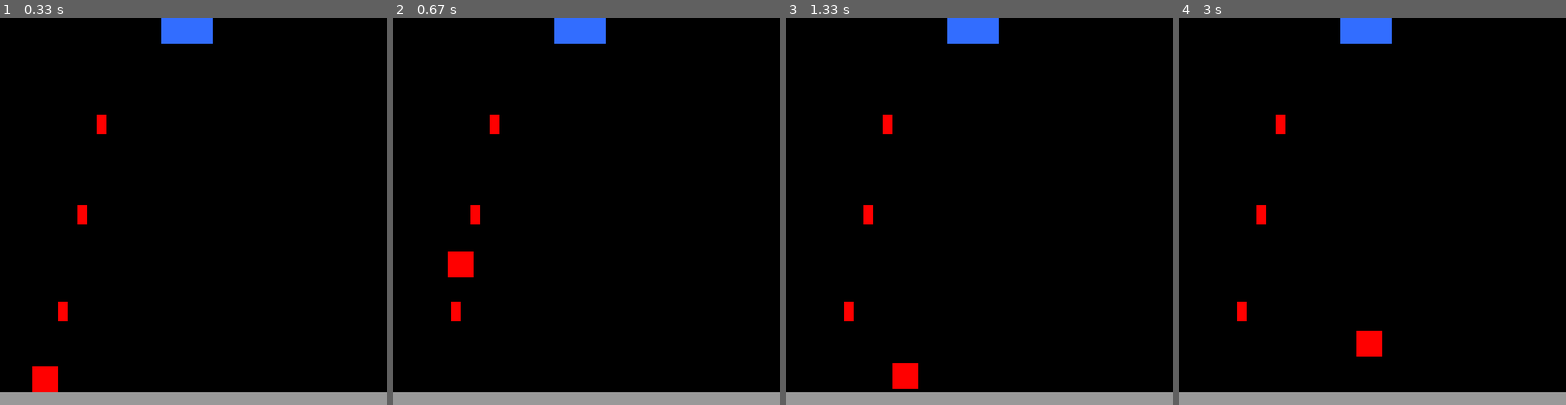
Above: before the commit, frames 1-4 (left to right).
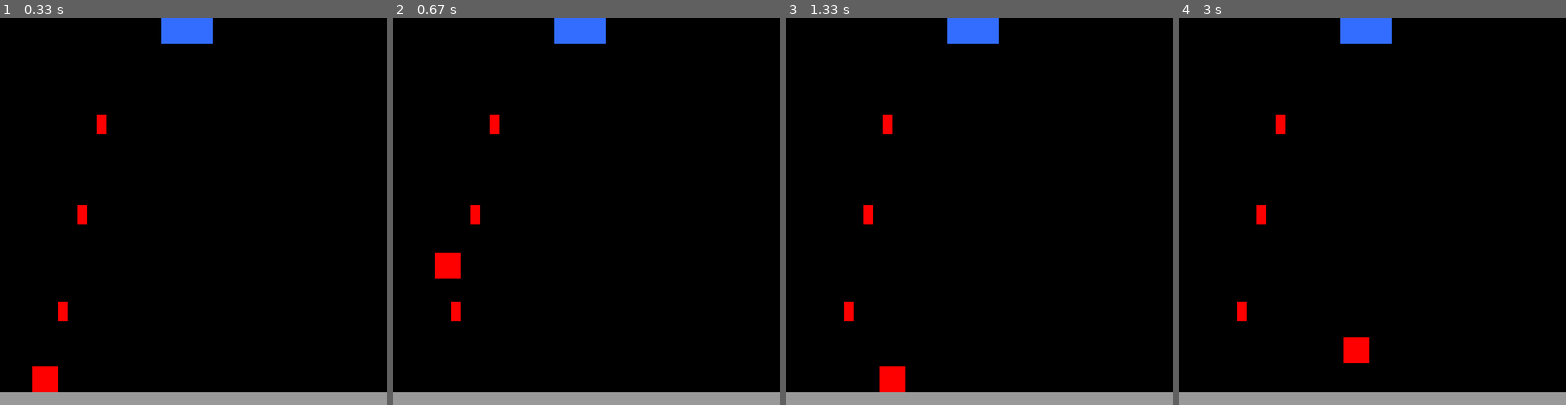
Above: after the commit, the same moments.

Repository: RobertNeuzil/game
Game: pygame game, started from personal/personalgame.py
Same seed, same stepped clock (60 frames per second), same inputs: the game is played once before the commit and once after it.
Inputs:
- Up to frame 1 (0.33 s): no input
- Up to frame 2 (0.67 s): hold Space from 0.33 s (still down); hold Right from 0.33 s (still down)
- Up to frame 3 (1.33 s): release Space at 0.8 s; release Right at 0.8 s; hold W 0.83-1.3 s; hold Right 0.83-1.3 s; tap Space at 0.9, 1.2 s
- Up to frame 4 (3 s): tap A at 1.33 s; hold Right 1.67-2.13 s; tap Space at 1.73, 2.03, 2.23, 2.57, 2.87 s; hold Up 2.17-2.47 s; hold Right 2.5-2.97 s

Frame 1 is identical in both runs. In frame 2, 0.5% of the frame differs, in the area x 10-21%, y 60-68%; in frame 3, 0.5%; in frame 4, 0.6%, in the area x 42-53%, y 80-90%.

Commit message:
collision is bouncing the character off the square_one sprite but it is buggy. Needs to be fixed

Diff:
--- a/personal/personalgame.py
+++ b/personal/personalgame.py
@@ -10,7 +10,7 @@
 collisioncount = 0
 
 
-class rects():
+class rects(pygame.Rect):
     def __init__(self, x, y, width, height):
         self.x = x
         self.y = y
@@ -43,8 +43,6 @@
 prize = rects(250, 0, 80, 40)
 ground = rects(0, 580, 600, 20)
 
-def stop():
-    character.velocity - 5
 
 def draw():
 
@@ -67,23 +65,32 @@
             character.running = False
 
     keys = pygame.key.get_pressed()
+    if pygame.Rect.colliderect(character, square_one):
+        character.velocity = -5
+    if not pygame.Rect.colliderect(character, square_one):
+        character.velocity = 5
 
     if keys[pygame.K_LEFT] and character.x > 0 or keys[pygame.K_a] and character.x > 0:
-        character.x -= character.velocity
-        character.x2 -= character.velocity
+
+            character.x -= character.velocity
+            character.x2 -= character.velocity
     if keys[pygame.K_RIGHT] and character.x < 600 or keys[pygame.K_d] and character.x < 600 - character.width:
-        character.x += character.velocity
-        character.x2 += character.velocity
+
+            character.x += character.velocity
+            character.x2 += character.velocity
     if not(character.jumping):
 
         if keys[pygame.K_DOWN] and character.y < 600 or keys[pygame.K_s] and character.y < 600 - character.height - ground.height:
-            character.y += character.velocity
-            character.y2 += character.velocity
+
+                character.y += character.velocity
+                character.y2 += character.velocity
         if keys[pygame.K_UP] and character.y > 0 or keys[pygame.K_w] and character.y > 0:
-            character.y -= character.velocity
-            character.y2 -= character.velocity
+
+                character.y -= character.velocity
+                character.y2 -= character.velocity
         if keys[pygame.K_SPACE]:
-            character.jumping = True
+
+                character.jumping = True
     # Jump loop
     else:
         if character.jumpcount >= -10:
@@ -102,24 +109,18 @@
 
     if character.x2 > square_one.x and character.x < square_one.x2:
         if character.y in range(square_one.y, square_one.y2):
-            stop()
+
             print('bottomx1')
 
     if character.x2 > square_one.x and character.x < square_one.x2:
         if character.y2 in range(square_one.y, square_one.y2):
-
             print('topx1')
-
     if character.y2 > square_one.y and character.y < square_one.y2:
         if character.x in range(square_one.x, square_one.x2):
-
             print('rightx1')
-
     if character.y2 > square_one.y and character.y < square_one.y2:
         if character.x2 in range(square_one.x, square_one.x2):
-
             print('leftx1')
-
 
     if character.x2 > square_two.x and character.x < square_two.x2:
         if character.y in range(square_two.y, square_two.y2):
